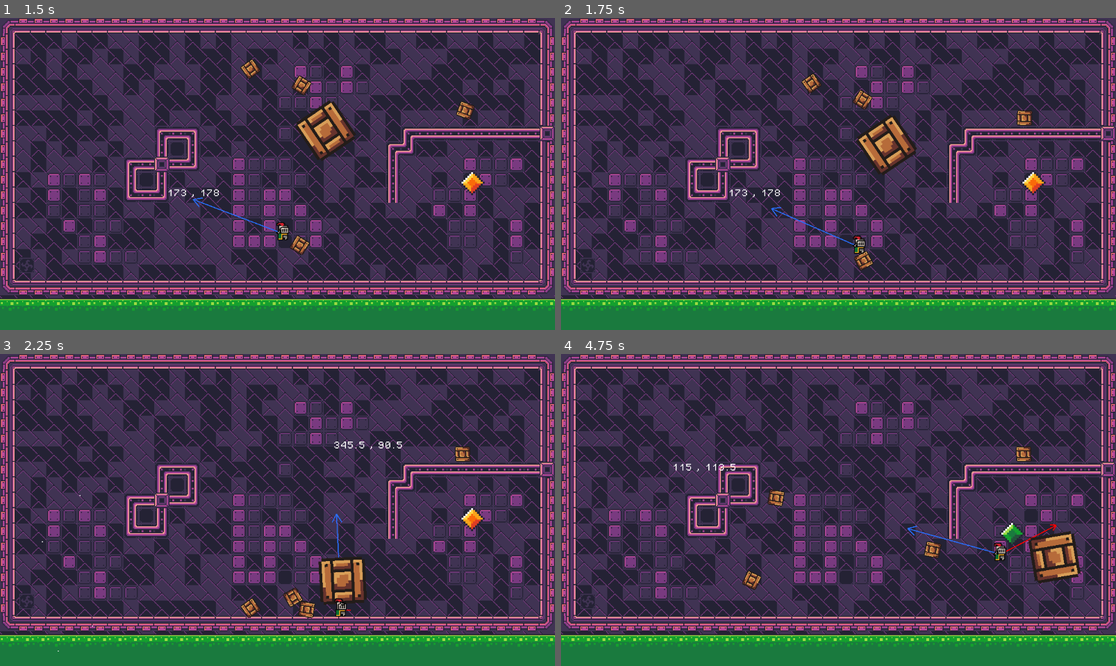
Above: before the commit, frames 1-4 (two rows, left to right).
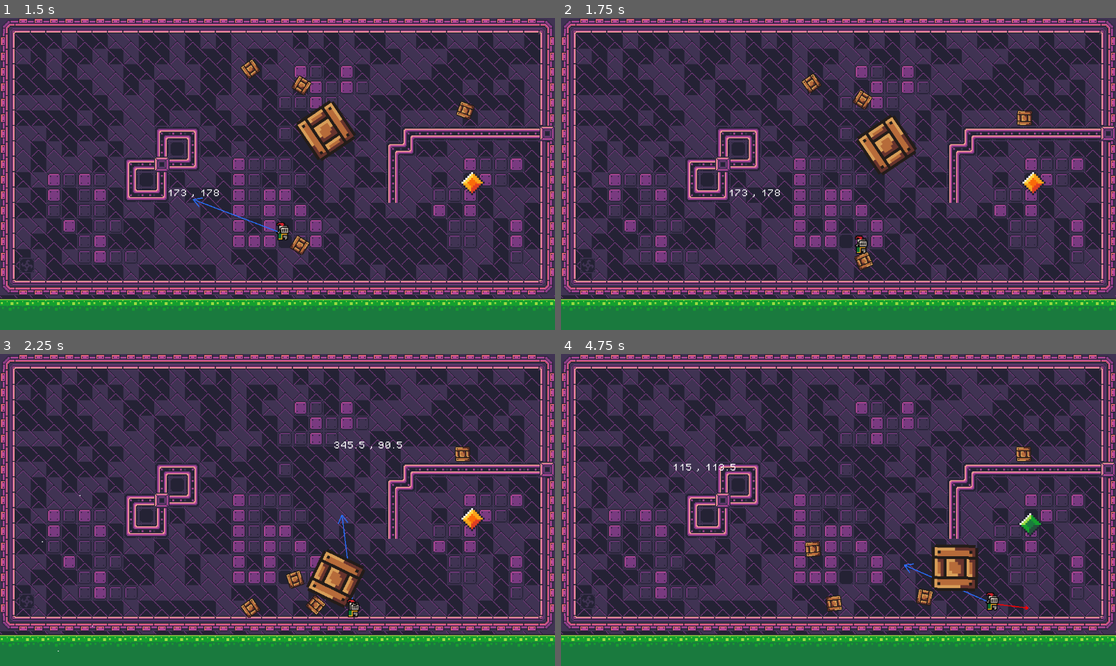
Above: after the commit, the same moments.

Repository: varblez/ZeroG
Game: Godot game, scene res://Scene/game.tscn
Two runs of this game, one before a commit and one after it. Both use one fixed random seed, a clock stepped at 60 frames per second and the inputs below.
Inputs (mouse positions are in pixels of both pictures, inside the frame that each line leads up to):
- Up to frame 1 (1.5 s): tap Enter (ui_accept) at 0.5, 0.77, 1.07, 1.25 s; move the mouse to (399, 158) at 0.52 s; hold D (right) from 0.53 s (still down); click (399, 158) at 0.6 s; tap F (grab) at 0.8, 1.35 s; move the mouse to (166, 189) at 1.27 s
- Up to frame 2 (1.75 s): keep holding D (right); tap Enter (ui_accept) at 1.52 s; tap G (gravity) at 1.55 s
- Up to frame 3 (2.25 s): tap Enter (ui_accept) at 1.82 s; move the mouse to (333, 441) at 2.02 s; release D (right) at 2.03 s; hold A (left) from 2.03 s (still down); hold V (vent) from 2.03 s (still down); tap G (gravity) at 2.1 s
- Up to frame 4 (4.75 s): move the mouse to (810, 572) at 2.77 s; release A (left) at 2.78 s; release V (vent) at 2.78 s; hold D (right) 2.78-4.28 s; tap V (vent) at 2.85 s; tap Enter (ui_accept) at 3.02, 3.05, 3.32, 3.6, 3.77, 4.07, 4.52 s; move the mouse to (1005, 556) at 3.52 s; click (1005, 556) at 3.8 s; move the mouse to (672, 463) at 4.27 s; hold A (left) from 4.28 s (still down); click (672, 463) at 4.35 s; tap F (grab) at 4.55 s

Frame 1 is identical in both runs. In frame 2, 0.2% of the frame differs, in the area x 37-57%, y 60-81%; in frame 3, 1.9%; in frame 4, 3.9%, in the area x 32-94%, y 43-83%.

Commit message:
moved player logic to state machine

Diff:
--- a/zerog/Scene/player2.tscn
+++ b/zerog/Scene/player2.tscn
@@ -1,12 +1,15 @@
-[gd_scene load_steps=10 format=3 uid="uid://b0l0vkd28nbbc"]
+[gd_scene load_steps=13 format=3 uid="uid://b0l0vkd28nbbc"]
 
 [ext_resource type="Script" path="res://Scripts/player_2.gd" id="1_nr27m"]
 [ext_resource type="Texture2D" uid="uid://b7wf1268g5u6g" path="res://Assets/knight.png" id="2_xothc"]
 [ext_resource type="PackedScene" uid="uid://dxir31mdsb3kt" path="res://Scene/velocity_label.tscn" id="3_kh5ib"]
 [ext_resource type="Texture2D" uid="uid://88vegplvy116" path="res://Assets/knight hand.png" id="4_6v5r5"]
+[ext_resource type="Script" path="res://Scripts/state_machine.gd" id="5_syr2t"]
+[ext_resource type="Script" path="res://Scripts/PlayerZeroG.gd" id="6_wvssg"]
+[ext_resource type="Script" path="res://Scripts/PlayerGravity.gd" id="7_iqmx1"]
 
 [sub_resource type="PhysicsMaterial" id="PhysicsMaterial_pklmf"]
-friction = 0.3
+friction = 0.5
 
 [sub_resource type="AtlasTexture" id="AtlasTexture_cx1nb"]
 atlas = ExtResource("2_xothc")
@@ -99,4 +102,17 @@
 position = Vector2(0, -5)
 target_position = Vector2(0, -3)
 
+[node name="StateMachine" type="Node2D" parent="." node_paths=PackedStringArray("initial_state")]
+script = ExtResource("5_syr2t")
+initial_state = NodePath("PlayerZeroG")
+
+[node name="PlayerZeroG" type="Node" parent="StateMachine" node_paths=PackedStringArray("player")]
+script = ExtResource("6_wvssg")
+player = NodePath("../..")
+
+[node name="PlayerGravity" type="Node" parent="StateMachine" node_paths=PackedStringArray("player")]
+script = ExtResource("7_iqmx1")
+player = NodePath("../..")
+
+[connection signal="timeout" from="TouchTimer" to="." method="_on_touch_timer_timeout"]
 [connection signal="body_entered" from="Grabber" to="." method="_on_grabber_body_entered"]
--- /dev/null
+++ b/zerog/Scripts/PlayerGravity.gd
@@ -0,0 +1,29 @@
+extends State
+class_name PlayerGravity
+
+@export var player : Player
+@export var SPEED = 1500.0
+@export var move_speed_max = 120.0
+@export var JUMP_VELOCITY = 9000.0
+var soready = false
+
+func enter():
+	SignalBus._flip_gravity.emit(true)
+	player.tools.hide()
+
+
+func exit():
+	player.floor_ray.set_collision_mask_value(3,false)
+
+func physics_update(_delta : float):
+	if Input.is_action_pressed("right") and player.linear_velocity.x < move_speed_max:
+		player.apply_central_impulse(Vector2.RIGHT*SPEED)
+	if Input.is_action_pressed("left") and player.linear_velocity.x > -move_speed_max:
+		player.apply_central_impulse(Vector2.LEFT*SPEED)
+	if Input.is_action_just_pressed("ui_accept") and player.floor_ray.is_colliding():
+		player.apply_central_impulse(Vector2.UP*JUMP_VELOCITY)
+
+	if Input.is_action_just_pressed("gravity") and not player.gravity_lock:
+		player.gravity_lock = true
+		player.touch_timer.start()
+		Transitioned.emit(self,"PlayerZeroG")
--- /dev/null
+++ b/zerog/Scripts/PlayerZeroG.gd
@@ -0,0 +1,53 @@
+extends State
+class_name  PlayerZeroG
+
+@export var player : Player
+
+@export var kick_force : = 50.0
+@export var max_kick_force := 100.0
+@export var push_force = 100.0
+var point_vec : Vector2
+var soready := false
+
+func enter():
+	SignalBus._flip_gravity.emit(false)
+	player.tools.show()
+
+func exit():
+	player.floor_ray.set_collision_mask_value(3,true)
+
+func physics_update(delta: float):
+	point_vec = player.get_global_mouse_position() - player.position
+	if point_vec.length() > max_kick_force:
+		point_vec = point_vec.normalized()*max_kick_force
+
+	if Input.is_action_just_pressed("click") and player.kick_ray.is_colliding():
+		kick_off()
+
+	player.tool_2.setvector(player.linear_velocity*0.5)
+	player.tools.visible = true
+	player.tools.position = player.position
+	player.tool_3.setvector(point_vec)
+
+	player.kick_ray.look_at(player.get_global_mouse_position())
+
+	if Input.is_action_pressed("vent") and player.vent:
+		player.apply_central_force((player.vent.position-player.position)*10)
+
+	if Input.is_action_just_pressed("gravity") and not player.gravity_lock:
+		player.gravity_lock = true
+		player.touch_timer.start()
+		Transitioned.emit(self,"PlayerGravity")
+
+
+func kick_off():
+	player.apply_central_impulse(point_vec*kick_force)
+	#rotation = point_vec.angle() + PI/2
+	if player.pin_joint_2d.node_b and player.latched_object == player.kick_ray.get_collider():
+		player.pin_joint_2d.node_b = player.pin_joint_2d.node_a
+		player.latched = false
+	elif player.pin_joint_2d.node_b and player.latched_object.is_in_group("Static Grab"):
+		player.pin_joint_2d.node_b = player.pin_joint_2d.node_a
+		player.latched = false
+	if player.kick_ray.get_collider() is RigidBody2D:
+		player.kick_ray.get_collider().apply_central_impulse(-point_vec*kick_force)
--- a/zerog/Scripts/player_2.gd
+++ b/zerog/Scripts/player_2.gd
@@ -4,7 +4,7 @@
 @onready var kick_ray: RayCast2D = $KickRay
 @onready var pin_joint_2d: PinJoint2D = $PinJoint2D
 @onready var grabber: Area2D = $Grabber
-#@onready var floor_ray: RayCast2D = $FloorRay
+@onready var touch_timer: Timer = $TouchTimer
 @onready var rays: Node2D = $Rays
 @onready var wall_ray_r : RayCast2D = rays.get_child(0)
 @onready var floor_ray : RayCast2D = rays.get_child(1)
@@ -17,82 +17,17 @@
 @export var tool_3: VectorTool
 @export var vent : Node2D
 #editable variables
-@export var SPEED = 1500.0
-@export var move_speed_max = 120.0
-@export var JUMP_VELOCITY = 18000.0
-@export var kick_force : = 100.0
-@export var max_kick_force := 100.0
-@export var push_force = 100.0
 @export var slide_disconnect_speed : float = 30.0
 #internally used globabl variables
 var latched_object : Node2D
 var grabbing := false
 var latched := false
-var point_vec : Vector2
-var GravityOn = false
 var GadgetLock = false
-
+var gravity_lock = false
 
 
 func _physics_process(_delta: float) -> void:
-	#change gravity
-	if Input.is_action_just_pressed("gravity"):
-		SignalBus._flip_gravity.emit(!GravityOn)
-		GravityOn = !GravityOn
-		rotation = 0.0
-
-	#make and limit point_vec
-	point_vec = get_global_mouse_position()-position
-	if point_vec.length() > max_kick_force:
-		point_vec = point_vec.normalized()*max_kick_force
-
-	#launch off
-	if Input.is_action_just_pressed("click") and kick_ray.is_colliding():
-		kick_off()
-
-	##apply push force to physics objects bumped into
-	#for i in get_slide_collision_count():
-		#var collider = get_slide_collision(i)
-		#if collider.get_collider() is RigidBody2D:
-			#collider.get_collider().apply_central_impulse(-collider.get_normal()*push_force)
-	#if GravityOn:
-		#tools.visible = false
-		## Add the gravity.
-		#if not is_on_floor():
-			#velocity += get_gravity() * delta
-#
-		## Handle jump.
-		#if Input.is_action_just_pressed("ui_accept") and is_on_floor():
-			#velocity.y = JUMP_VELOCITY
-#
-		## Get the input direction and handle the movement/deceleration.
-		## As good practice, you should replace UI actions with custom gameplay actions.
-		#var direction := Input.get_axis("left", "right")
-		#if direction:
-			#velocity.x = direction * SPEED
-		#else:
-		#velocity.x = move_toward(velocity.x, 0, SPEED)
-
-	if GravityOn:
-		gravity_controls()
-	else:
-
-		tool_2.setvector(linear_velocity*0.5)
-		#lock_rotation = false
-		if Input.is_action_pressed("vent") and vent:
-			apply_central_force((vent.position-position)*10)
-
-	tools.visible = true
-	tools.position = position
-	tool_3.setvector(point_vec)
-
-	kick_ray.look_at(get_global_mouse_position())
-
 	grabber_logic()
-
-
-
-	#move_and_slide()
 
 func _integrate_forces(_state: PhysicsDirectBodyState2D) -> void:
 	cust_move_and_slide()
@@ -102,15 +37,6 @@
 		pin_joint_2d.node_b = body.get_path()
 		latched_object = body
 		latched = true
-
-func gravity_controls():
-	#lock_rotation = true
-	if Input.is_action_pressed("right") and linear_velocity.x < move_speed_max:
-		apply_central_impulse(Vector2.RIGHT*SPEED)
-	if Input.is_action_pressed("left") and linear_velocity.x > -move_speed_max:
-		apply_central_impulse(Vector2.LEFT*SPEED)
-	if Input.is_action_just_pressed("ui_accept") and floor_ray.is_colliding():
-		apply_central_impulse(Vector2.UP*JUMP_VELOCITY)
 
 func grabber_logic():
 	if !latched:
@@ -126,19 +52,6 @@
 	if !grabbing:
 		latched = false
 
-##add force in direction of mouse, handle unlatching, and launch rigidbodies away
-func kick_off():
-	apply_central_impulse(point_vec*kick_force)
-	#rotation = point_vec.angle() + PI/2
-	if pin_joint_2d.node_b and latched_object == kick_ray.get_collider():
-		pin_joint_2d.node_b = pin_joint_2d.node_a
-		latched = false
-	elif pin_joint_2d.node_b and latched_object.is_in_group("Static Grab"):
-		pin_joint_2d.node_b = pin_joint_2d.node_a
-		latched = false
-	if kick_ray.get_collider() is RigidBody2D:
-		kick_ray.get_collider().apply_central_impulse(-point_vec*kick_force)
-
 func _input(event: InputEvent) -> void:
 	if event.is_action_pressed("gadget") and !GadgetLock:
 		get_parent().add_child(FREEZE_AREA.instantiate())
@@ -153,7 +66,7 @@
 			if collision:
 				linear_velocity = linear_velocity.slide(collision.get_normal())
 			linear_velocity.x = 0.0
-			print("wall R")
+			#print("wall R")
 	if floor_ray.is_colliding():
 		if absf(linear_velocity.y) < slide_disconnect_speed and absf(linear_velocity.x) > 10.0:
 			#print(wall_ray_l.get_collision_point())
@@ -162,7 +75,7 @@
 				#print(collision.get_normal())
 				linear_velocity = linear_velocity.slide(collision.get_normal())
 			linear_velocity.y = 0.0
-			print("floor")
+			#print("floor")
 	if wall_ray_l.is_colliding():
 		if linear_velocity.x < slide_disconnect_speed and absf(linear_velocity.y) > 10.0:
 			#print(wall_ray_l.get_collision_point())
@@ -171,11 +84,15 @@
 				#print(collision.get_normal())
 				linear_velocity = linear_velocity.slide(collision.get_normal())
 			linear_velocity.x = 0.0
-			print("wall L")
+			#print("wall L")
 	if ceiling_ray.is_colliding():
 		if absf(linear_velocity.y) < slide_disconnect_speed and absf(linear_velocity.x) > 10.0:
 			var collision = move_and_collide(ceiling_ray.get_collision_point() - position)
 			if collision:
 				linear_velocity = linear_velocity.slide(collision.get_normal())
 			linear_velocity.y = 0.0
-			print("ceiling")
+			#print("ceiling")
+
+func _on_touch_timer_timeout() -> void:
+	gravity_lock = false
+	print("open")
